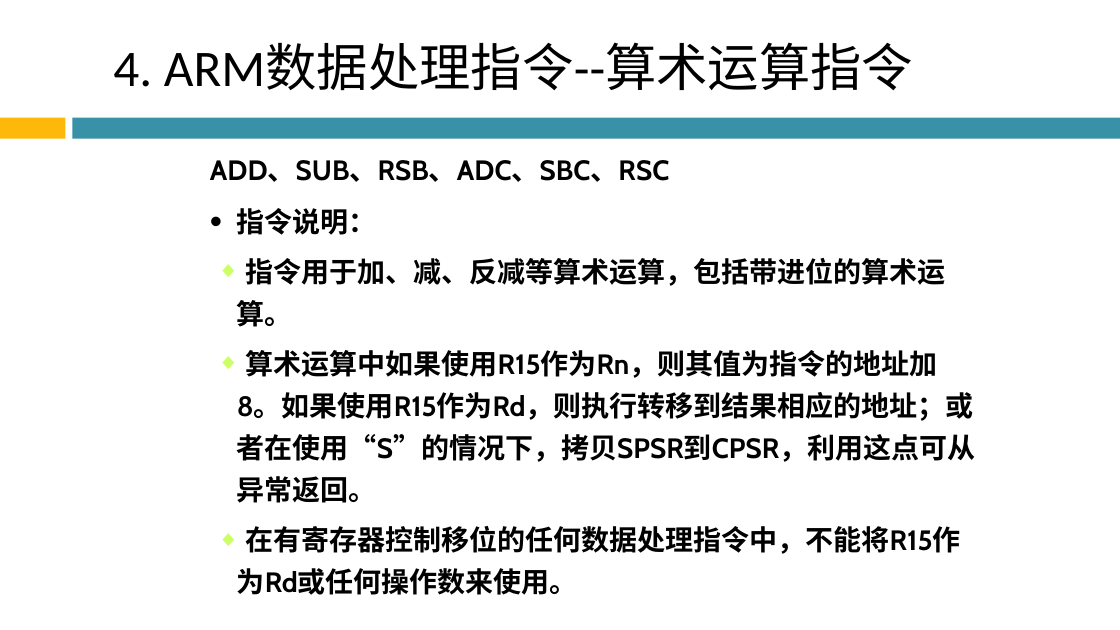
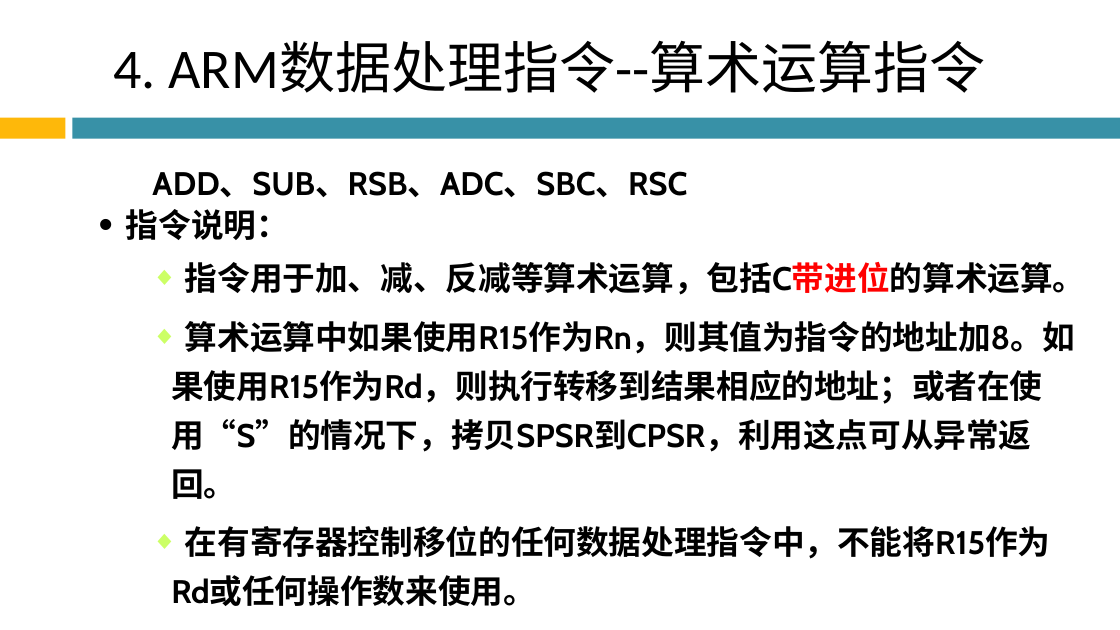
Before and after one commit to Chencao0928/ARM, a slide deck: slide 49 of 第3章 ARM指令系统/第3章 ARM指令系统.pptx (slide 51 before the commit). Drawn at 1120x630 pixels with LibreOffice and Linux fonts; fonts in the diff are those of the drawing; background and template pictures are left out. Boxes give left, top, right and bottom in pixels: in the first picture for what was removed or moved away, otherwise in the second. Text is boxed around its words. In the diff, an @@ line names an element or a change of style, - is before the commit and + after.

```diff
--- a/第3章 ARM指令系统/第3章 ARM指令系统.pptx
+++ b/第3章 ARM指令系统/第3章 ARM指令系统.pptx
@@ title "4. ARM数据处理指令--算术运算指令" at box(113, 41, 985, 93): size 44 to 48 pt @@
@@ text "ADD、SUB、RSB、ADC、SBC、RSC": place and size @@
-text "ADD、SUB、RSB、ADC、SBC、RSC" at box(210, 160, 669, 182)
+text "ADD、SUB、RSB、ADC、SBC、RSC" at box(152, 171, 687, 197)
@@ text "ADD、SUB、RSB、ADC、SBC、RSC" at box(152, 171, 687, 197): size 24 to 28 pt; more space between paragraphs @@
@@ text "指令说明：" at box(126, 209, 289, 240): size 24 to 28 pt; more space between paragraphs @@
@@ text "指令说明：": place and size @@
-text "指令说明：" at box(236, 208, 376, 235)
+text "指令说明：" at box(126, 209, 289, 240)
@@ text "指令用于加、减、反减等算术运算，包括C带进位的算术运算。": place and size @@
-text "指令用于加、减、反减等算术运算，包括C带进位的算术运算。" at box(237, 258, 976, 554)
+text "指令用于加、减、反减等算术运算，包括C带进位的算术运算。" at box(171, 262, 1086, 559)
@@ text at box(185, 262, 1086, 295): text changed; size 24 to 28 pt @@
-◆ 指令用于加、减、反减等算术运算，包括带进位的算术运算。
+◆ 指令用于加、减、反减等算术运算，包括C带进位的算术运算。
@@ text at box(171, 321, 1076, 559): size 24 to 28 pt in "算术运算中如果使用R15作为Rn，则其值为指令的地址加8。如果使用R15作为Rd，则执行转移到结果相应的地址；或者在使用 ...", "在有寄存器控制移位的任何数据处理指令中，不能将R15作为Rd或任何操作数来使用。"; more space between paragraphs @@
```
Also in this commit, not shown: 62 other slides changed, 3 slides added.
